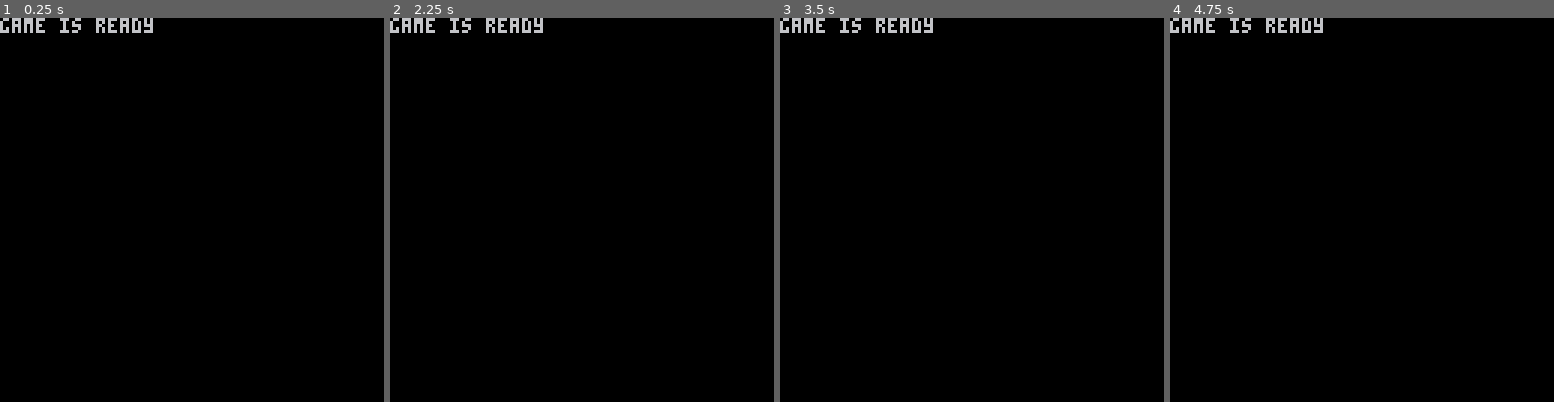
Above: before the commit, frames 1-4 (left to right).
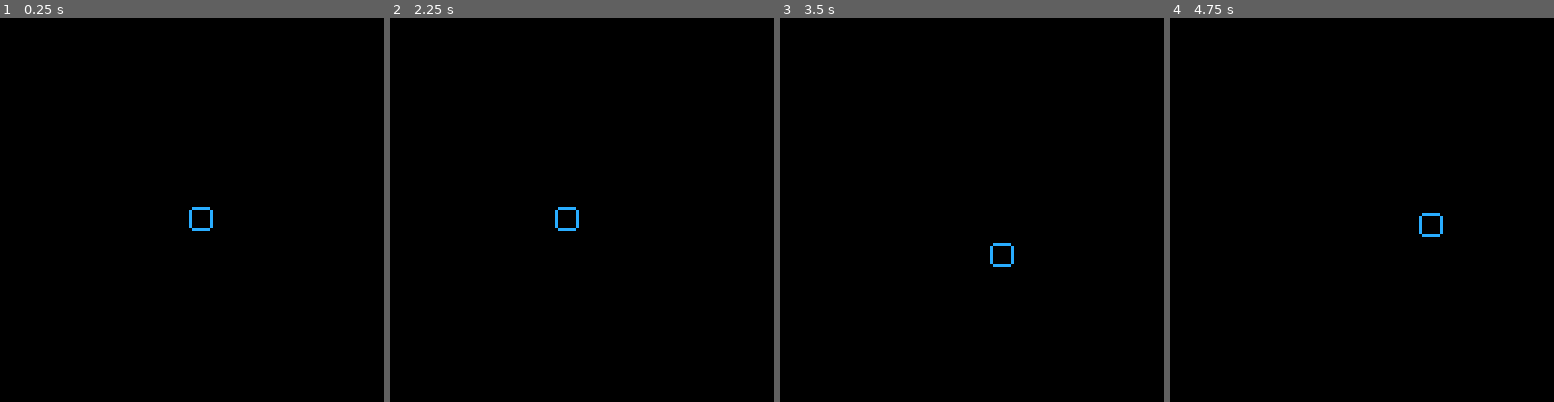
Above: after the commit, the same moments.

Repository: BarnaGergely/pico-8-game-starter
Game: PICO-8 cartridge src/awesome_game.p8
Same seed, same stepped clock (60 frames per second), same inputs: the game is played once before the commit and once after it.
Inputs:
- Up to frame 1 (0.25 s): no input
- Up to frame 2 (2.25 s): tap O (Z key) at 0.33, 0.7, 1.43, 2.22 s; tap X (X key) at 1.07, 2.07 s; hold Left from 1.97 s (still down)
- Up to frame 3 (3.5 s): release Left at 2.37 s; tap X (X key) every 0.33 s from 2.4 to 3.4 s; hold Down 2.42-2.82 s; hold Right from 2.87 s (still down); tap O (Z key) at 3.1 s
- Up to frame 4 (4.75 s): release Right at 3.53 s; hold Up 3.58-4.08 s; tap X (X key) every 0.33 s from 3.73 to 4.73 s; tap O (Z key) at 3.98 s; hold Right 4.13-4.53 s; hold Down from 4.58 s (still down)

The runs differ from the first frame. In frame 1, 0.9% of the frame differs, in the area x 0-56%, y 0-56%; in frame 2, 0.9%; in frame 3, 0.9%; in frame 4, 0.9%.

Commit message:
object refactor and input handling

Diff:
--- a/src/awesome_game.p8
+++ b/src/awesome_game.p8
@@ -20,31 +19,44 @@
 -- todo: customize constants
 
 -- color constants --
-clr_blk = 0 -- black
-clr_drk_blu = 1 -- dark blue
-clr_drk_purp = 2 -- dark purple
-clr_drk_grn = 3 -- dark green
-clr_brn = 4 -- brown
-clr_drk_grey = 5 -- dark grey
-clr_lt_grey = 6 -- light grey
-clr_wht = 7 -- white
-clr_red = 8 -- red
-clr_orng = 9 -- orange
-clr_yel = 10 -- yellow
-clr_grn = 11 -- green
-clr_blu = 12 -- blue
-clr_ind = 13 -- indigo
-clr_pink = 14 -- pink
-clr_peach = 15 -- peach
+c_clr = {
+	blk = 0, -- black
+	drk_blu = 1, -- dark blue
+	drk_purp = 2, -- dark purple
+	drk_grn = 3, -- dark green
+	brn = 4, -- brown
+	drk_grey = 5, -- dark grey
+	lt_grey = 6, -- light grey
+	wht = 7, -- white
+	red = 8, -- red
+	orng = 9, -- orange
+	yel = 10, -- yellow
+	grn = 11, -- green
+	blu = 12, -- blue
+	ind = 13, -- indigo
+	pink = 14, -- pink
+	peach = 15 -- peach
+}
 
 -- sprite constants --
-spr_plr = 1 -- player sprite
-spr_enemy = 2 -- enemy sprite
+c_spr = {
+	plr = 0, -- player sprite
+	enemy = 1 -- enemy sprite
+}
 
 -- flag constants --
-flg_sld = 0 -- solid flag: like a wall
-flg_hrt = 1 -- hurts flag: enemy, bullet
+c_flg = {
+	sld = 0, -- solid flag: like a wall
+	hrt = 1 -- hurts flag: enemy, bullet
+}
 
+-- screen constants --
+c_scr = {
+	min = 0, -- min coordinate in the screen
+	max = 127, -- max coordinate in the screen
+	width = 128, -- screen width
+	center = 127 / 2 -- center coordinate in the screen
+}
 
 -- standalone variables --
 
@@ -55,13 +67,20 @@
 
 highscore = 0 -- highscore
 
-
 -- initialize game variables
 -- and setup game
 -- (called once at startup and reset)
 function _init()
-    -- starting variables --
-    score = 0 -- current score
+	-- starting variables --
+	score = 0
+	-- current score
+	plr = {
+		-- player object
+		x = c_scr.center, -- player x coordinate
+		y = c_scr.center, -- player y coordinate
+		spr = c_spr.plr, -- player sprite
+		health = 3 -- player health
+	}
 end
 
 -->8
@@ -69,7 +88,30 @@
 -- update game logic, handle input
 -- (called 60 times per second)
 function _update()
+	handle_input()
+end
 
+-- handle user input
+function handle_input(speed)
+	speed = speed or 1 -- set default speed if no speed is provided
+	if btn(⬅️) then -- left pressed
+		plr.x = plr.x - speed
+	end
+	if btn(➡️) then -- right pressed
+		plr.x = plr.x + speed
+	end
+	if btn(⬆️) then -- up pressed
+		plr.y = plr.y - speed
+	end
+	if btn(⬇️) then -- down pressed
+		plr.y = plr.y + speed
+	end
+	if btn(❎) then -- X pressed
+		-- perform action, e.g. shoot or interact
+	end
+	if btn(🅾️) then -- O pressed
+		-- perform action
+	end
 end
 
 -->8
@@ -77,13 +119,16 @@
 -- draw graphics to the screen
 -- (called after each update)
 function _draw()
-    cls(clr_blk) -- clear the screen with black
-    print("game is ready")
+	cls(c_clr.blk) -- clear the screen with black
+	spr(plr.spr, plr.x, plr.y) -- draw player sprite
 end
+
 __gfx__
-00000000000000000000000000000000000000000000000000000000000000000000000000000000000000000000000000000000000000000000000000000000
-00000000000000000000000000000000000000000000000000000000000000000000000000000000000000000000000000000000000000000000000000000000
-00700700000000000000000000000000000000000000000000000000000000000000000000000000000000000000000000000000000000000000000000000000
-00077000000000000000000000000000000000000000000000000000000000000000000000000000000000000000000000000000000000000000000000000000
-00077000000000000000000000000000000000000000000000000000000000000000000000000000000000000000000000000000000000000000000000000000
-00700700000000000000000000000000000000000000000000000000000000000000000000000000000000000000000000000000000000000000000000000000
+0cccccc0000000000000000000000000000000000000000000000000000000000000000000000000000000000000000000000000000000000000000000000000
+c000000c000000000000000000000000000000000000000000000000000000000000000000000000000000000000000000000000000000000000000000000000
+c000000c000000000000000000000000000000000000000000000000000000000000000000000000000000000000000000000000000000000000000000000000
+c000000c000000000000000000000000000000000000000000000000000000000000000000000000000000000000000000000000000000000000000000000000
+c000000c000000000000000000000000000000000000000000000000000000000000000000000000000000000000000000000000000000000000000000000000
+c000000c000000000000000000000000000000000000000000000000000000000000000000000000000000000000000000000000000000000000000000000000
+c000000c000000000000000000000000000000000000000000000000000000000000000000000000000000000000000000000000000000000000000000000000
+0cccccc0000000000000000000000000000000000000000000000000000000000000000000000000000000000000000000000000000000000000000000000000
